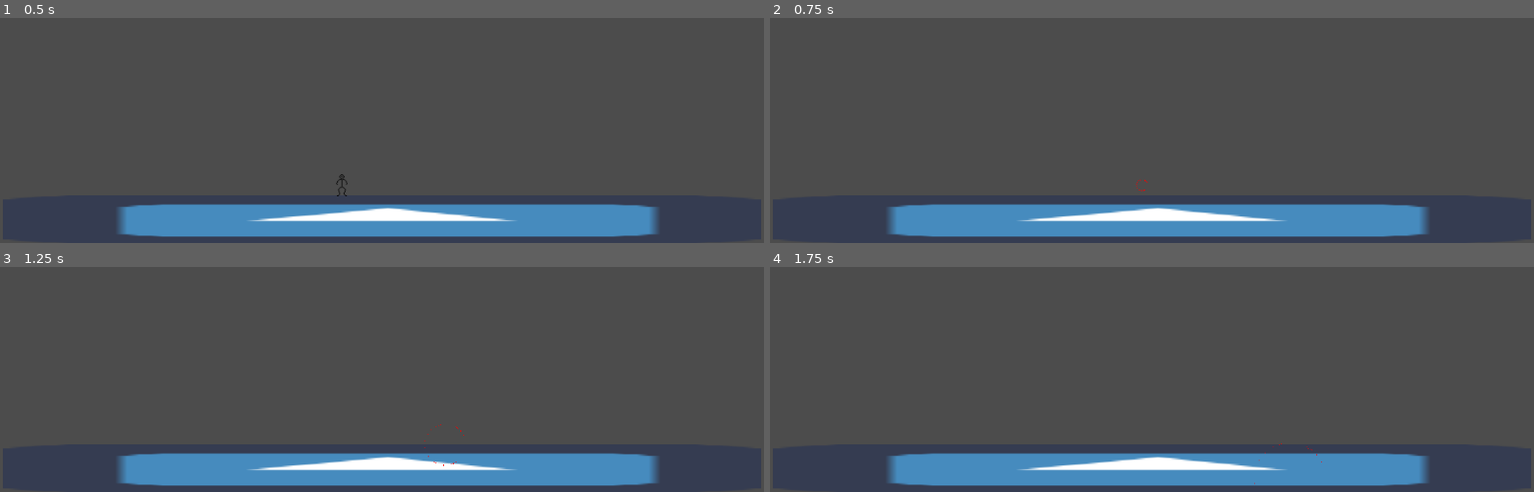
Above: before the commit, frames 1-4 (two rows, left to right).
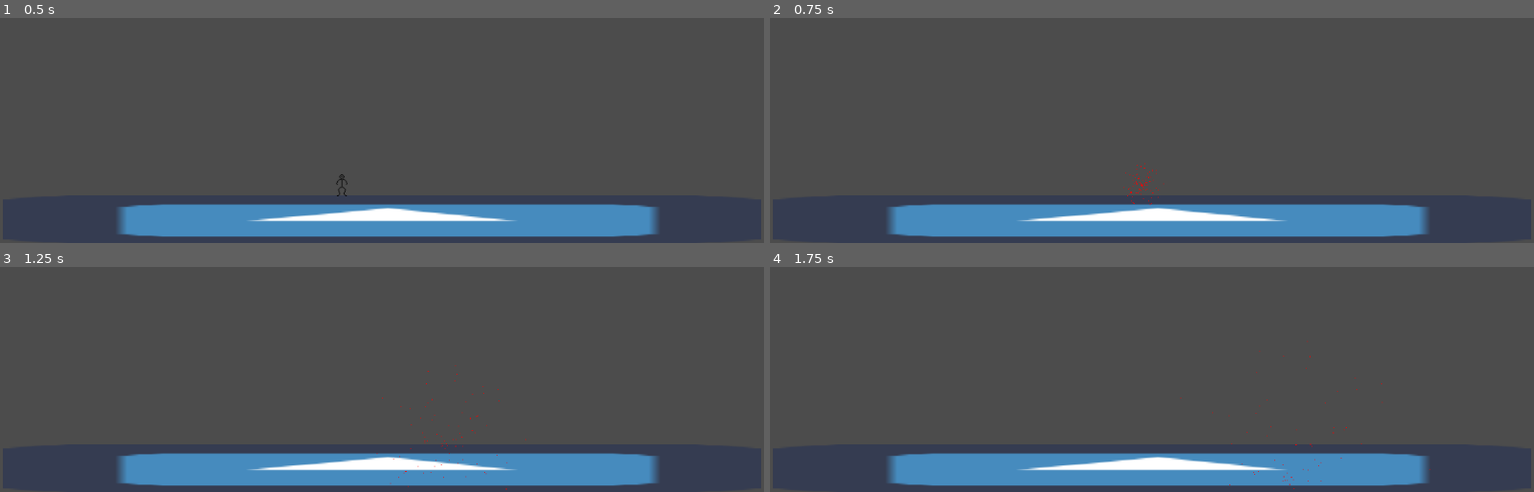
Above: after the commit, the same moments.

Repository: adamhamilton96/Game-Jam-Lie
Game: Godot game, scene res://Scenes/Node2D.tscn
The game is run twice, just before and just after one commit, with the same random seed, the same clock (stepped at 60 frames per second) and the same inputs. The engine's default icon, where the game draws it, is replaced by a stand-in: a white triangle on a blue panel in a dark square.
Inputs:
- Up to frame 1 (0.5 s): no input
- Up to frame 2 (0.75 s): hold Right (ui_right) from 0.53 s (still down)
- Up to frame 3 (1.25 s): keep holding Right (ui_right); tap Up (ui_up) at 0.77 s
- Up to frame 4 (1.75 s): keep holding Right (ui_right); tap Up (ui_up) at 1.52 s

Frame 1 is identical in both runs. In frame 2, less than 0.1% of the frame differs, in the area x 46-52%, y 64-84%; in frame 3, less than 0.1%, in the area x 49-69%, y 43-100%; in frame 4, less than 0.1%.

Commit message:
Adjusted death particles by adding random velocity.

Diff:
--- a/Scenes/Character.tscn
+++ b/Scenes/Character.tscn
@@ -50,7 +50,8 @@
 flag_disable_z = true
 spread = 180.0
 gravity = Vector3( 0, 98, 0 )
-initial_velocity = 40.0
+initial_velocity = 158.28
+initial_velocity_random = 1.0
 orbit_velocity = 0.0
 orbit_velocity_random = 0.0
 linear_accel = 1.0
@@ -75,7 +76,7 @@
 
 [node name="Particles2D" type="Particles2D" parent="."]
 emitting = false
-amount = 25
+amount = 100
 lifetime = 5.0
 one_shot = true
 explosiveness = 1.0
